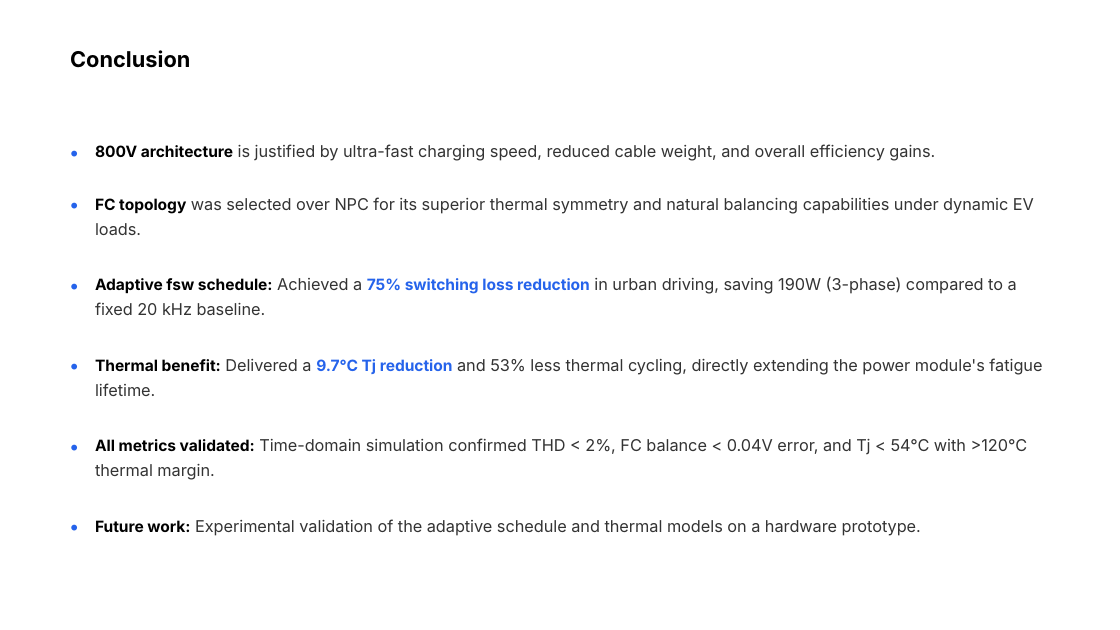
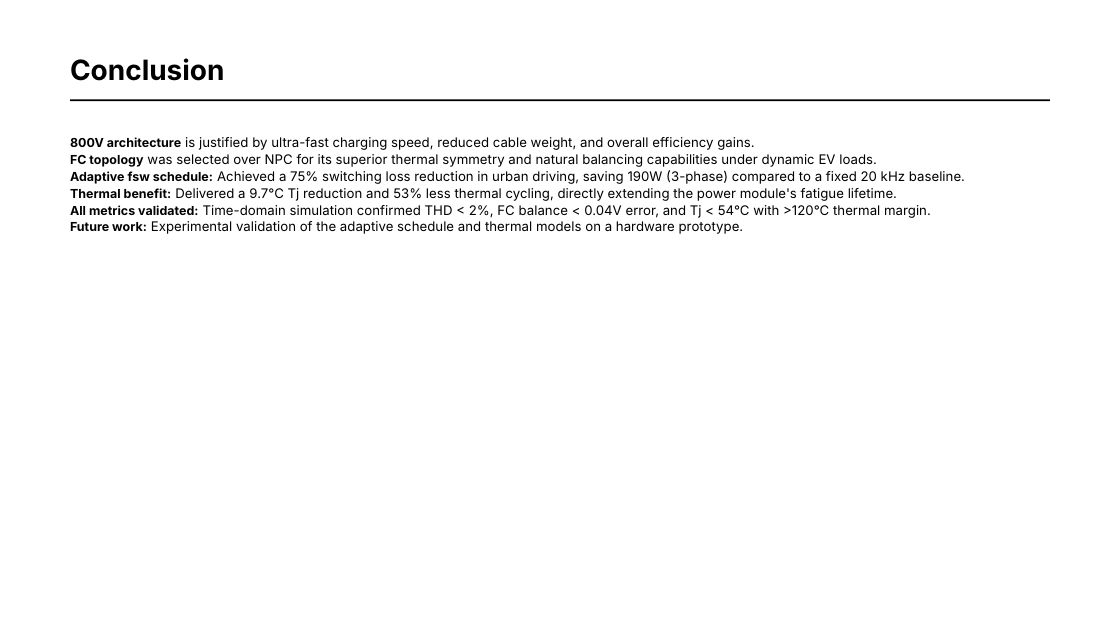
Before and after one commit to HayagreevSMeta/Inverter-Design, a slide deck: slide 13 of FC_Inverter_Presentation.pptx. Drawn at 1120x630 pixels with LibreOffice and Linux fonts; fonts in the diff are those of the drawing; background and template pictures are left out. Boxes give left, top, right and bottom in pixels: in the first picture for what was removed or moved away, otherwise in the second. Text is boxed around its words. In the diff, an @@ line names an element or a change of style, - is before the commit and + after.

Commit message:
Update PPT to latest presentation version with all design reasoning

```diff
--- a/FC_Inverter_Presentation.pptx
+++ b/FC_Inverter_Presentation.pptx
@@ text "Conclusion": place and size @@
-text "Conclusion" at (70,50,190,68)
+text "Conclusion" at (70,58,225,81)
@@ text "Conclusion" at (70,58,225,81): size 14 to 18 pt; line spacing 1.04 to 1 @@
@@ rectangle added at (69,100,1049,102), fill #000000 @@
@@ text "800V architecture is justified by ..." at (70,137,754,150): size 10 to 8 pt in "800V architecture"; size 10.5 to 8.5 pt, text colour #333333 to #000000 in "is justified by ultra-fast charging speed, reduced ..."; line spacing 1.28 to 1 @@
@@ text removed at (69,134,80,168) @@
-•
@@ text "FC topology was selected over ...": place and size @@
-text "FC topology was selected over ..." at (95,197,1034,235)
+text "FC topology was selected over ..." at (70,154,877,167)
@@ text "FC topology was selected over ..." at (70,154,877,167): size 10 to 8 pt in "FC topology"; size 10.5 to 8.5 pt, text colour #333333 to #000000; line spacing 1.28 to 1 @@
@@ text "Adaptive fsw schedule: Achieved a ...": place and size @@
-text "Adaptive fsw schedule: Achieved a ..." at (95,277,1017,315)
+text "Adaptive fsw schedule: Achieved a ..." at (70,170,965,184)
@@ text "Adaptive fsw schedule: Achieved a ..." at (70,170,965,184): size 10 to 8 pt in "Adaptive fsw schedule:"; size 10.5 to 8.5 pt, text colour #333333 to #000000 in "Achieved a in urban driving, saving 190W ..."; size 10 to 8.5 pt, text colour #2563EB to #000000, bold off in "75% switching loss reduction"; line spacing 1.28 to 1 @@
@@ text "Thermal benefit: Delivered a 9.7°C ...": place and size @@
-text "Thermal benefit: Delivered a 9.7°C ..." at (95,358,1042,396)
+text "Thermal benefit: Delivered a 9.7°C ..." at (70,188,897,201)
@@ text "Thermal benefit: Delivered a 9.7°C ..." at (70,188,897,201): size 10 to 8 pt in "Thermal benefit:"; size 10.5 to 8.5 pt, text colour #333333 to #000000 in "Delivered a and 53% less thermal cycling, ..."; size 10 to 8.5 pt, text colour #2563EB to #000000, bold off in "9.7°C Tj reduction"; line spacing 1.28 to 1 @@
@@ text "All metrics validated: Time-domain simulation ...": place and size @@
-text "All metrics validated: Time-domain simulation ..." at (95,438,1028,480)
+text "All metrics validated: Time-domain simulation ..." at (70,205,931,218)
@@ text "All metrics validated: Time-domain simulation ..." at (70,205,931,218): size 10 to 8 pt in "All metrics validated:"; size 10.5 to 8.5 pt, text colour #333333 to #000000 in "Time-domain simulation confirmed THD < 2%, FC ..."; line spacing 1.28 to 1 @@
@@ text removed at (69,187,80,221) @@
-•
@@ text "Future work: Experimental validation of ...": place and size @@
-text "Future work: Experimental validation of ..." at (95,519,921,536)
+text "Future work: Experimental validation of ..." at (70,221,744,234)
@@ text "Future work: Experimental validation of ..." at (70,221,744,234): size 10 to 8 pt in "Future work:"; size 10.5 to 8.5 pt, text colour #333333 to #000000 in "Experimental validation of the adaptive schedule and ..."; line spacing 1.28 to 1 @@
@@ text removed at (69,268,80,301) @@
-•
@@ text removed at (69,347,80,381) @@
-•
@@ text removed at (69,428,80,461) @@
-•
@@ text removed at (69,508,80,542) @@
-•
```
Also in this commit, not shown: 12 other slides changed.
